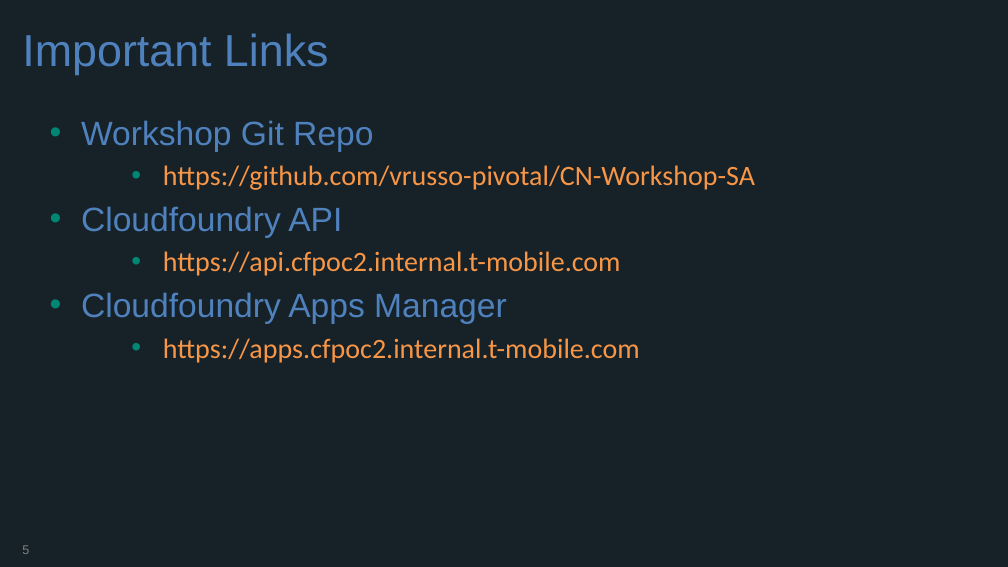
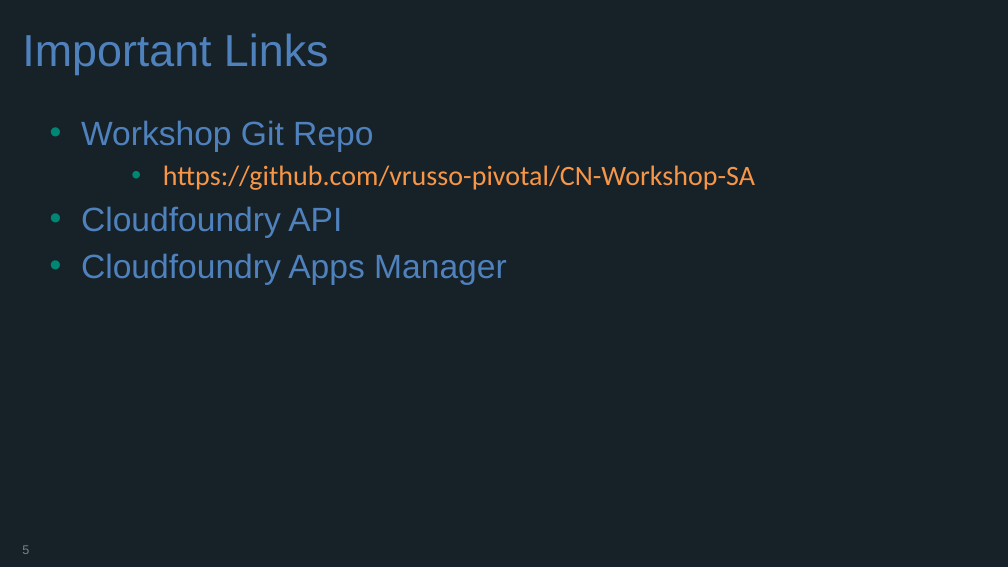
Before and after one commit to KumareshBabuNS/CN-Workshop-DE, a slide deck: slide 5 of presentations/Intro_CF_at_DE.pptx. Drawn at 1008x567 pixels with LibreOffice and Linux fonts; fonts in the diff are those of the drawing; background and template pictures are left out. Boxes give left, top, right and bottom in pixels: in the first picture for what was removed or moved away, otherwise in the second. Text is boxed around its words. In the diff, an @@ line names an element or a change of style, - is before the commit and + after.

Commit message:
Updated

```diff
--- a/presentations/Intro_CF_at_DE.pptx
+++ b/presentations/Intro_CF_at_DE.pptx
@@ text at <box>163,251,621,276</box>: paragraph removed @@
-  • https://api.cfpoc2.internal.t-mobile.com
@@ text at <box>163,338,640,363</box>: paragraph removed @@
-  • https://apps.cfpoc2.internal.t-mobile.com
```
Also in this commit, not shown: 1 slide removed.
